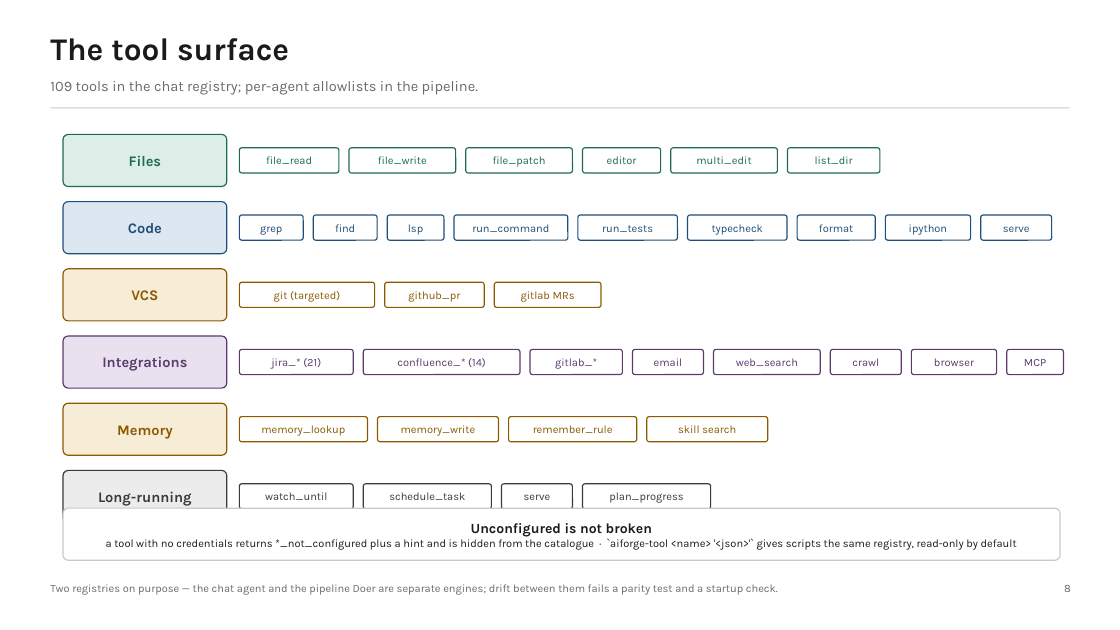
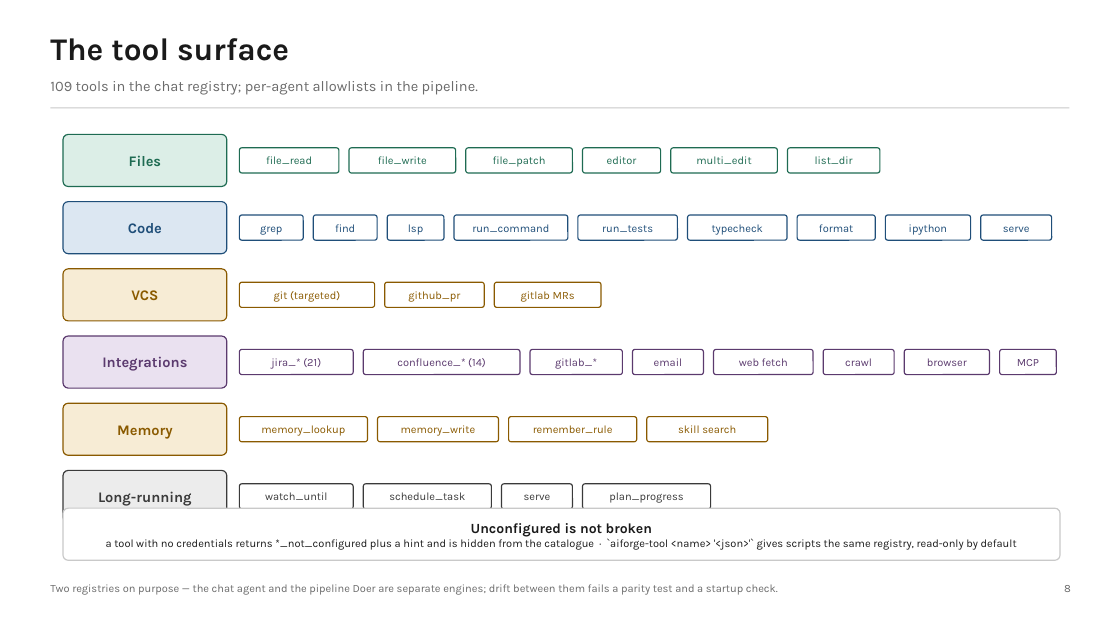
Before and after one commit to Manikanta-Reddy-Pasala/AIForgeCrew, a slide deck: slide 9 of docs/AIForgeCrew-Overview.pptx. Drawn at 1120x630 pixels with LibreOffice and Linux fonts; fonts in the diff are those of the drawing. Boxes give left, top, right and bottom in pixels: in the first picture for what was removed or moved away, otherwise in the second. Text is boxed around its words. In the diff, an @@ line names an element or a change of style, - is before the commit and + after.

```diff
--- a/docs/AIForgeCrew-Overview.pptx
+++ b/docs/AIForgeCrew-Overview.pptx
@@ rounded rectangle "web fetch": place and size @@
-rounded rectangle "web fetch" at [713,350,820,375]
+rounded rectangle "web fetch" at [713,350,813,375]
@@ text in rounded rectangle at [739,358,788,366]: text changed @@
-web_search
+web fetch
@@ 3 rounded rectangles: place and size @@
-3 rounded rectangles at [830,350,1064,375]
+3 rounded rectangles at [823,350,1057,375]
```
Also in this commit, not shown: 6 other slides changed, 1 slide added, 1 other file.
